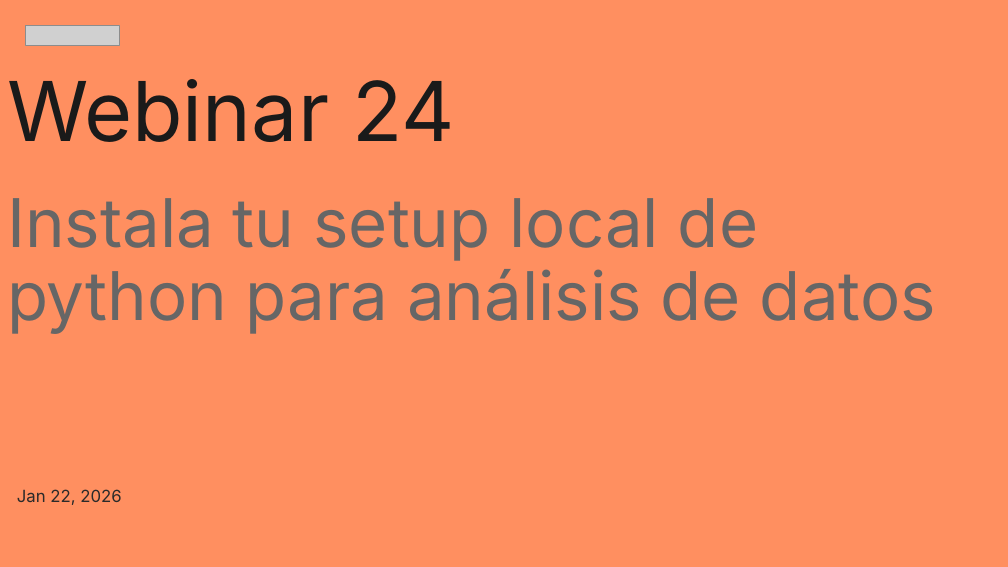
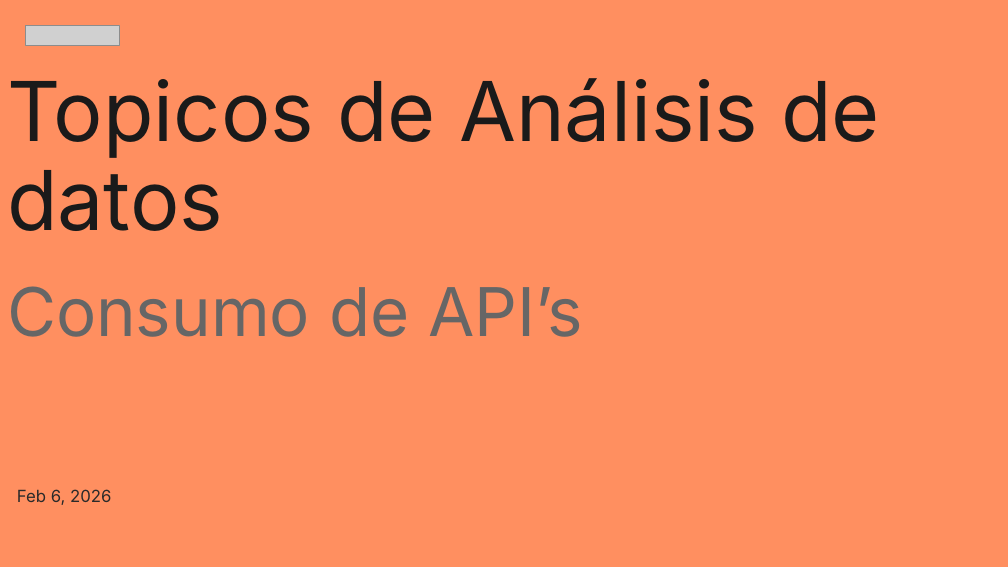
Before and after one commit to zyntonyson/bootcamp_ds_da, a slide deck: slide 1 of topics/da-using-rest-api.pptx. Drawn at 1008x567 pixels with LibreOffice and Linux fonts; fonts in the diff are those of the drawing; grey boxes stand for pictures. Boxes give left, top, right and bottom in pixels: in the first picture for what was removed or moved away, otherwise in the second. Text is boxed around its words. In the diff, an @@ line names an element or a change of style, - is before the commit and + after.

```diff
--- a/topics/da-using-rest-api.pptx
+++ b/topics/da-using-rest-api.pptx
@@ title at (x1=7, y1=78, x2=880, y2=337): text changed; size 48 to 59 pt; text colour #666666 to #1A1A1A @@
-Webinar 24
-Instala tu setup local de python para análisis de datos
+Topicos de Análisis de datos
+Consumo de API’s
@@ subtitle at (x1=17, y1=489, x2=111, y2=505): text changed @@
-Jan 22, 2026
+Feb 6, 2026
```
Also in this commit, not shown: 2 other slides changed, 1 slide added, 1 slide removed, 2 other files.
